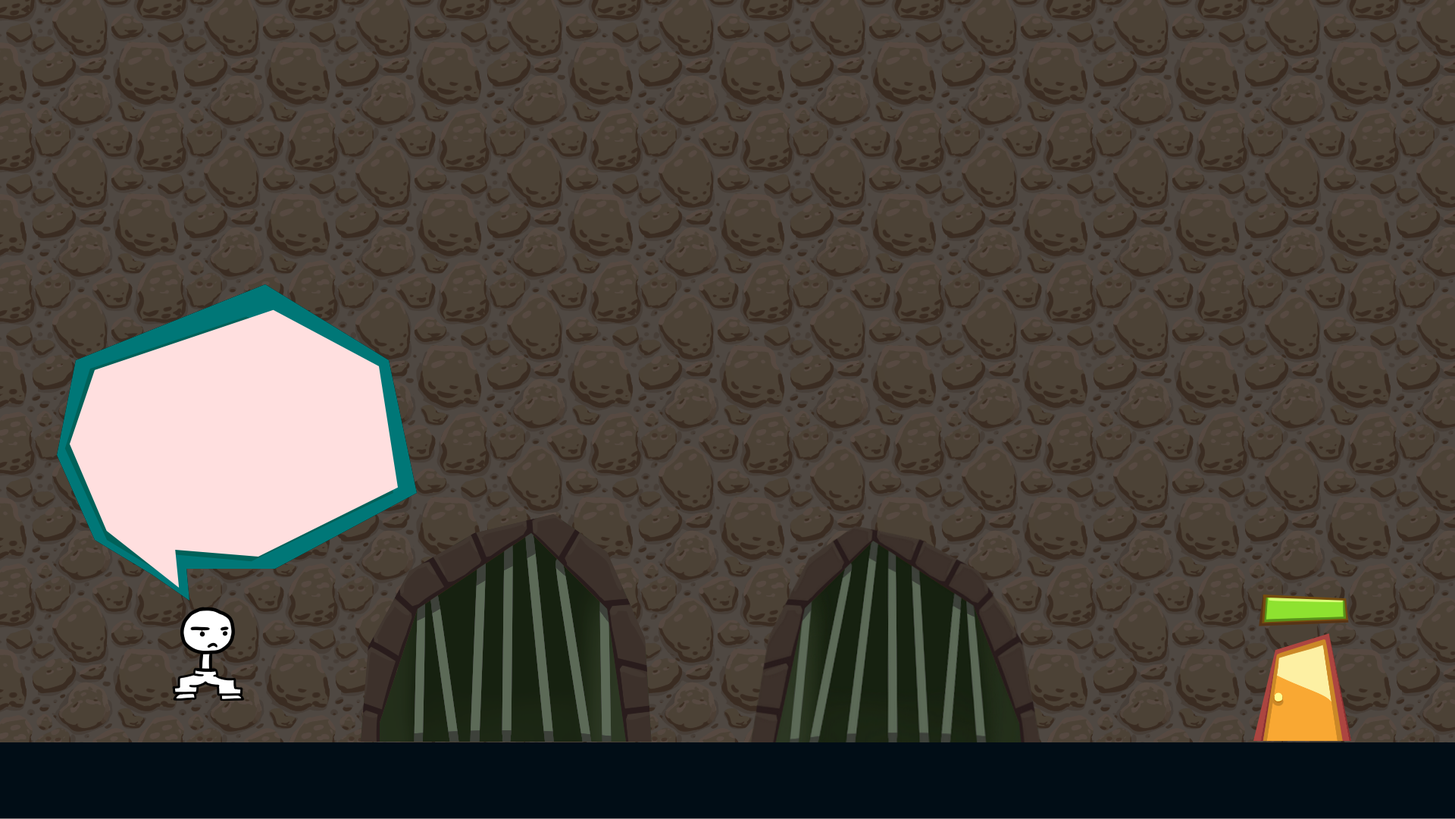
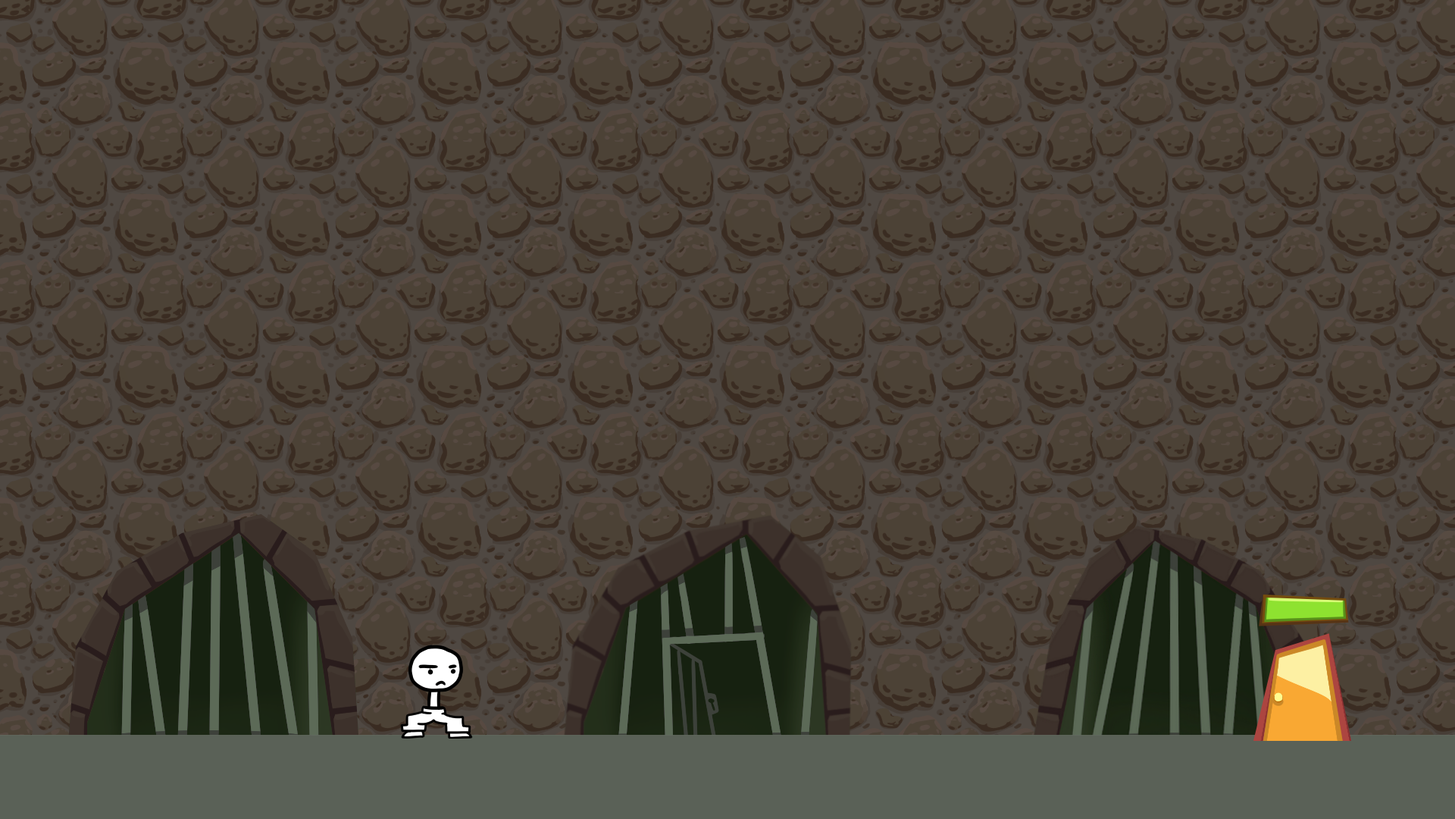
Layers edited between the first and the second (1455, 819) image:
added group "stage_2" with 74 layers above "stage_1" over <box>0,284,1455,819</box>
added group "[Merge]bg_stage_2" with 68 layers in group "stage_2" over <box>0,284,1455,819</box>
moved "Clipping Group 85" into group "[Merge]bg_stage_2" over <box>0,284,1455,819</box>
painted on "Mask Layer" over <box>0,284,1455,819</box>
removed layer "Layer 81" from group "Clipping Group 85" over <box>0,284,1455,819</box>
moved "Layer 84" into group "Clipping Group 85", painted on it over <box>0,284,1455,819</box>
removed group "Layer 82" (5 layers) over <box>0,284,1455,819</box>
removed layer "Background" over <box>0,284,1455,819</box>
